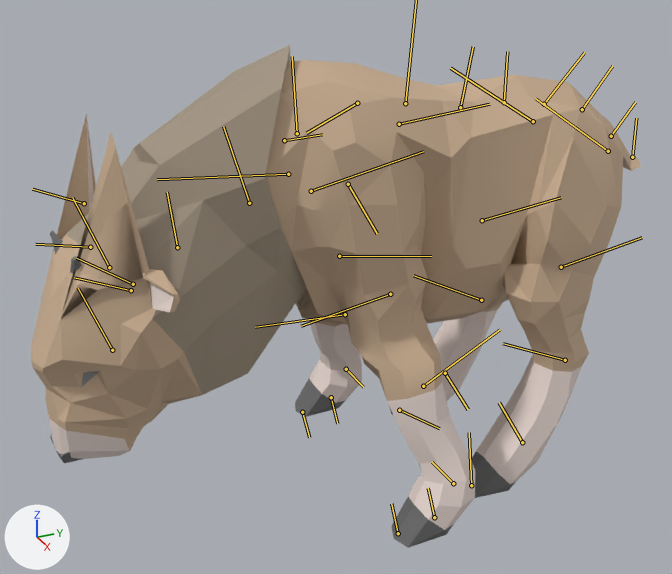
An edit to the FBX model Assets/Animation/Duskalo_Run.fbx, drawn before and after from the same camera.
One viewpoint serves both versions: a 50 mm camera at (0.0422, -0.0232, 0.0246) aimed at (-0.0005, -0.004, 0.0032). Every picture has the same lights, and +X, +Y and +Z are marked at lower left. Both versions are drawn at frame 12 of the action 'Take 001'; the numbers are the values there. The bones that bend it are drawn over the model as lines.

Objects in the first picture: 'Duskalo_Mesh'.
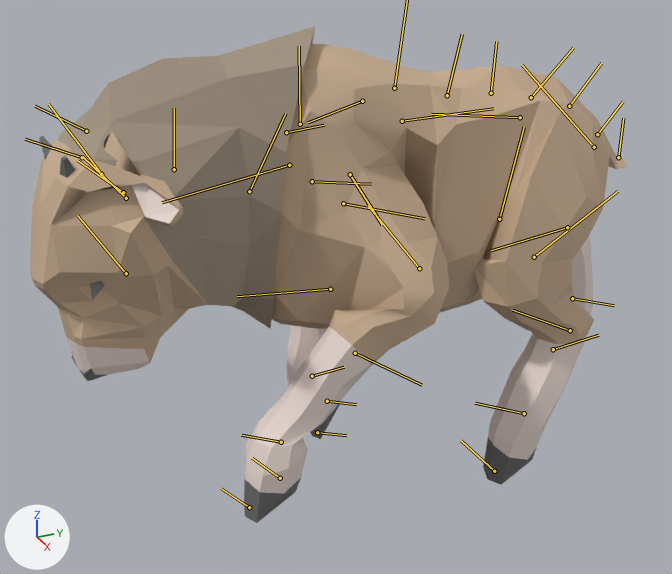
Changed parts and their boxes (x1, y1, x2, y2) in the pictures (672 x 574 px):
'Duskalo_Mesh', posed
    before: (31, 45, 641, 548)
    after: (30, 26, 627, 523)
bone 'Root_Dusk_Joint', root to tip
    before: (544, 104) to (584, 52)
    after: (531, 97) to (573, 47)
bone 'dusk_joint5', root to tip
    before: (297, 133) to (292, 56)
    after: (300, 124) to (299, 46)
bone 'dusk_joint6', root to tip
    before: (249, 203) to (223, 126)
    after: (249, 191) to (285, 113)
bone 'dusk_joint7', root to tip
    before: (177, 247) to (167, 192)
    after: (174, 169) to (174, 108)
bone 'dusk_joint8', root to tip
    before: (109, 267) to (72, 197)
    after: (101, 174) to (48, 104)
bone 'dusk_joinjoint40', root to tip
    before: (90, 247) to (35, 244)
    after: (82, 157) to (25, 139)
bone 'dusk_joinjoint50', root to tip
    before: (131, 290) to (74, 277)
    after: (123, 192) to (77, 160)
bone 'dusk_joinjoint12', root to tip
    before: (311, 191) to (423, 151)
    after: (312, 181) to (371, 184)
bone 'dusk_joint13', root to tip
    before: (390, 294) to (301, 326)
    after: (419, 268) to (368, 205)
bone 'dusk_joint15', root to tip
    before: (453, 483) to (432, 462)
    after: (281, 442) to (241, 435)
bone 'dusk_joinjoint51', root to tip
    before: (288, 174) to (157, 179)
    after: (289, 165) to (162, 202)
bone 'dusk_joint48', root to tip
    before: (339, 256) to (431, 256)
    after: (343, 203) to (424, 218)
bone 'dusk_joint50', root to tip
    before: (346, 369) to (363, 387)
    after: (312, 376) to (344, 367)
bone 'dusk_joint18', root to tip
    before: (608, 151) to (535, 98)
    after: (594, 147) to (522, 65)
bone 'dusk_joint19', root to tip
    before: (561, 267) to (642, 237)
    after: (534, 257) to (618, 191)
bone 'dusk_joint20', root to tip
    before: (565, 360) to (503, 343)
    after: (570, 330) to (512, 310)
bone 'dusk_joint21', root to tip
    before: (522, 442) to (499, 402)
    after: (524, 413) to (475, 403)
bone 'dusk_joint42', root to tip
    before: (533, 121) to (450, 68)
    after: (520, 117) to (431, 114)
bone 'dusk_joint19.001', root to tip
    before: (482, 220) to (561, 197)
    after: (499, 219) to (524, 127)
bone 'dusk_joint20.001', root to tip
    before: (481, 300) to (413, 275)
    after: (567, 227) to (491, 250)
bone 'dusk_joint21.001', root to tip
    before: (445, 373) to (468, 409)
    after: (572, 298) to (614, 305)

Edits to the bpy script that builds the scene:
```text
Change bone_root_dusk_joint:
    where bone_root_dusk_joint = bpy.data.objects['Duskalo_skeleton_grp'].pose.bones['Root_Dusk_Joint']
    bone_root_dusk_joint.location: (0.0, 0.0, 0.0) -> (0.094, -0.031, 0.0)
    bone_root_dusk_joint.rotation_quaternion: (1.0, 0.0, 0.0, -0.024) -> (1.0, 0.0, 0.0, 0.0)  # degrees (0, 0, -3) -> degrees (0, 0, 0)
Change bone_dusk_joint4:
    where bone_dusk_joint4 = bpy.data.objects['Duskalo_skeleton_grp'].pose.bones['dusk_joint4']  # child of 'dusk_joint3'
    bone_dusk_joint4.location: (0.019, -0.003, 0.0) -> (0.001, 0.0, 0.0)
Change bone_dusk_joint5:
    where bone_dusk_joint5 = bpy.data.objects['Duskalo_skeleton_grp'].pose.bones['dusk_joint5']  # child of 'dusk_joint4'
    bone_dusk_joint5.location: (0.0, 0.074, 0.0) -> (0.0, 0.004, -0.088)
Change bone_dusk_joint6:
    where bone_dusk_joint6 = bpy.data.objects['Duskalo_skeleton_grp'].pose.bones['dusk_joint6']  # child of 'dusk_joint5'
    bone_dusk_joint6.rotation_quaternion: (0.891, 0.011, 0.054, -0.451) -> (0.994, 0.031, 0.045, -0.09)  # degrees (-2, 6, -54) -> degrees (3, 6, -10)
Change bone_dusk_joint7:
    where bone_dusk_joint7 = bpy.data.objects['Duskalo_skeleton_grp'].pose.bones['dusk_joint7']  # child of 'dusk_joint6'
    bone_dusk_joint7.rotation_quaternion: (0.987, 0.0, 0.0, 0.16) -> (0.989, 0.0, 0.0, -0.145)  # degrees (0, 0, 18) -> degrees (0, 0, -17)
Change bone_dusk_joint8:
    where bone_dusk_joint8 = bpy.data.objects['Duskalo_skeleton_grp'].pose.bones['dusk_joint8']  # child of 'dusk_joint7'
    bone_dusk_joint8.rotation_quaternion: (0.992, 0.0, 0.0, 0.129) -> (0.998, 0.0, 0.0, -0.056)  # degrees (0, 0, 15) -> degrees (0, 0, -6)
Change bone_dusk_joinjoint40:
    where bone_dusk_joinjoint40 = bpy.data.objects['Duskalo_skeleton_grp'].pose.bones['dusk_joinjoint40']  # child of 'dusk_joint8'
    bone_dusk_joinjoint40.rotation_quaternion: (0.982, 0.0, 0.0, -0.19) -> (0.93, -0.121, 0.008, -0.346)  # degrees (0, 0, -22) -> degrees (-13, -4, -40)
Change bone_dusk_joinjoint50:
    where bone_dusk_joinjoint50 = bpy.data.objects['Duskalo_skeleton_grp'].pose.bones['dusk_joinjoint50']  # child of 'dusk_joint8'
    bone_dusk_joinjoint50.rotation_quaternion: (0.982, 0.0, 0.0, -0.19) -> (0.902, 0.074, -0.058, -0.421)  # degrees (0, 0, -22) -> degrees (11, -2, -50)
Change bone_dusk_joinjoint12:
    where bone_dusk_joinjoint12 = bpy.data.objects['Duskalo_skeleton_grp'].pose.bones['dusk_joinjoint12']  # child of 'dusk_joint5'
    bone_dusk_joinjoint12.rotation_quaternion: (0.992, -0.091, 0.076, -0.047) -> (0.873, -0.397, -0.252, -0.131)  # degrees (-11, 8, -6) -> degrees (-48, -33, -2)
Change bone_dusk_joint13:
    where bone_dusk_joint13 = bpy.data.objects['Duskalo_skeleton_grp'].pose.bones['dusk_joint13']  # child of 'dusk_joinjoint12'
    bone_dusk_joint13.rotation_quaternion: (0.966, 0.019, 0.252, -0.063) -> (0.89, 0.076, -0.39, 0.223)  # degrees (0, 29, -7) -> degrees (-3, -47, 29)
Change bone_dusk_joint15:
    where bone_dusk_joint15 = bpy.data.objects['Duskalo_skeleton_grp'].pose.bones['dusk_joint15']  # child of 'dusk_joint14'
    bone_dusk_joint15.rotation_quaternion: (0.982, -0.097, -0.162, 0.018) -> (0.747, 0.046, -0.096, -0.656)  # degrees (-12, -18, 4) -> degrees (11, -5, -83)
Change bone_dusk_joinjoint51:
    where bone_dusk_joinjoint51 = bpy.data.objects['Duskalo_skeleton_grp'].pose.bones['dusk_joinjoint51']  # child of 'dusk_joint5'
    bone_dusk_joinjoint51.rotation_quaternion: (0.968, -0.224, 0.055, -0.102) -> (0.98, -0.158, -0.109, 0.056)  # degrees (-26, 3, -13) -> degrees (-19, -11, 8)
Change bone_dusk_joint48:
    where bone_dusk_joint48 = bpy.data.objects['Duskalo_skeleton_grp'].pose.bones['dusk_joint48']  # child of 'dusk_joinjoint51'
    bone_dusk_joint48.rotation_quaternion: (0.967, 0.018, 0.249, -0.06) -> (0.968, 0.02, -0.175, 0.179)  # degrees (0, 29, -7) -> degrees (-1, -20, 21)
Change bone_dusk_joint50:
    where bone_dusk_joint50 = bpy.data.objects['Duskalo_skeleton_grp'].pose.bones['dusk_joint50']  # child of 'dusk_joint49'
    bone_dusk_joint50.rotation_quaternion: (0.954, -0.042, -0.296, 0.003) -> (0.785, 0.061, -0.035, -0.616)  # degrees (-6, -34, 2) -> degrees (8, 1, -76)
Change bone_dusk_joint18:
    where bone_dusk_joint18 = bpy.data.objects['Duskalo_skeleton_grp'].pose.bones['dusk_joint18']  # child of 'Root_Dusk_Joint'
    bone_dusk_joint18.rotation_quaternion: (0.983, -0.051, -0.036, 0.173) -> (0.968, 0.027, 0.004, 0.248)  # degrees (-6, -3, 20) -> degrees (3, 0, 29)
Change bone_dusk_joint19:
    where bone_dusk_joint19 = bpy.data.objects['Duskalo_skeleton_grp'].pose.bones['dusk_joint19']  # child of 'dusk_joint18'
    bone_dusk_joint19.rotation_quaternion: (0.981, -0.016, -0.088, -0.173) -> (0.99, -0.004, 0.027, 0.138)  # degrees (0, -10, -20) -> degrees (0, 3, 16)
Change bone_dusk_joint20:
    where bone_dusk_joint20 = bpy.data.objects['Duskalo_skeleton_grp'].pose.bones['dusk_joint20']  # child of 'dusk_joint19'
    bone_dusk_joint20.rotation_quaternion: (0.994, -0.02, -0.028, -0.102) -> (0.99, -0.049, -0.005, 0.129)  # degrees (-2, -3, -12) -> degrees (-6, 0, 15)
Change bone_dusk_joint21:
    where bone_dusk_joint21 = bpy.data.objects['Duskalo_skeleton_grp'].pose.bones['dusk_joint21']  # child of 'dusk_joint20'
    bone_dusk_joint21.rotation_quaternion: (0.981, 0.01, -0.009, -0.194) -> (0.876, 0.039, 0.001, -0.481)  # degrees (1, -1, -22) -> degrees (4, 2, -58)
Change bone_dusk_joint42:
    where bone_dusk_joint42 = bpy.data.objects['Duskalo_skeleton_grp'].pose.bones['dusk_joint42']  # child of 'Root_Dusk_Joint'
    bone_dusk_joint42.rotation_quaternion: (0.984, 0.028, 0.039, 0.171) -> (0.996, -0.064, 0.027, -0.055)  # degrees (4, 4, 20) -> degrees (-8, 3, -6)
Change bone_dusk_joint19_001:
    where bone_dusk_joint19_001 = bpy.data.objects['Duskalo_skeleton_grp'].pose.bones['dusk_joint19.001']  # child of 'dusk_joint42'
    bone_dusk_joint19_001.rotation_quaternion: (0.981, 0.016, 0.088, -0.173) -> (0.976, 0.009, -0.041, 0.213)  # degrees (0, 10, -20) -> degrees (0, -5, 25)
Change bone_dusk_joint20_001:
    where bone_dusk_joint20_001 = bpy.data.objects['Duskalo_skeleton_grp'].pose.bones['dusk_joint20.001']  # child of 'dusk_joint19.001'
    bone_dusk_joint20_001.rotation_quaternion: (0.994, 0.019, 0.028, -0.103) -> (0.984, 0.075, 0.009, 0.16)  # degrees (2, 3, -12) -> degrees (9, 0, 18)
Change bone_dusk_joint21_001:
    where bone_dusk_joint21_001 = bpy.data.objects['Duskalo_skeleton_grp'].pose.bones['dusk_joint21.001']  # child of 'dusk_joint20.001'
    bone_dusk_joint21_001.rotation_quaternion: (0.981, 0.001, 0.001, 0.192) -> (0.976, -0.027, -0.025, 0.214)  # degrees (0, 0, 22) -> degrees (-4, -2, 25)
```
